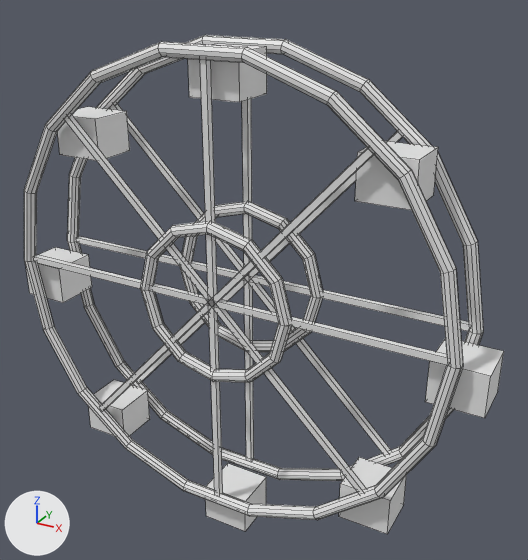
What one commit did to the OBJ model res/models/buildings/special/ferris_wheel_anim.obj.
Before and after are seen from a 50 mm lens placed at (9.44, -15.15, 8.16), pointed at (0.67, 0.79, 0.19). Lighting does not change. The marker at lower left points along +X, +Y and +Z. Mesh edges are drawn as thin lines. Where no turn or scale is listed for an object, it has been applied to the vertices.

In view in the first picture: 'kolo_anim'.
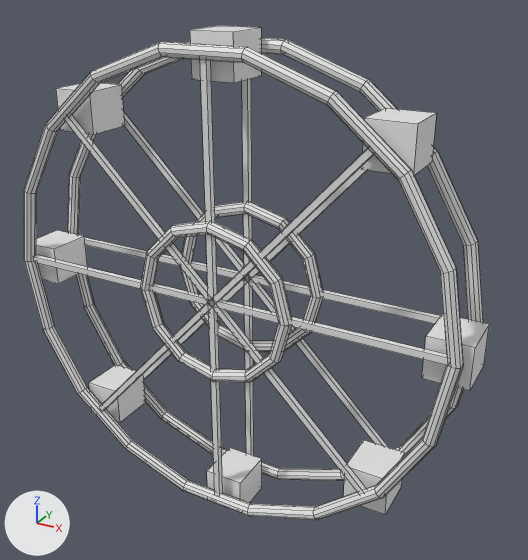
The newer file is also turned or shifted as a whole; pictures and numbers use the older file's frame.

Boxes [x1, y1, x2, y2] around the edits, measured in the pictures (528 x 560 px; the box of a moved part takes in the faces that stretch with it):
'kolo_anim', reshaped: before [24, 35, 504, 534]; after [24, 26, 489, 520]
part 1 of me_kolo_anim, added: after [56, 83, 125, 135]
part 2 of me_kolo_anim, added: after [361, 108, 436, 175]
part 3 of me_kolo_anim, deleted: before [355, 141, 438, 210]
part 4 of me_kolo_anim, deleted: before [57, 107, 130, 161]
part 5 of me_kolo_anim, moved or reshaped: before [425, 339, 504, 418]; after [422, 314, 489, 391]
part 6 of me_kolo_anim, moved or reshaped: before [26, 247, 92, 303]; after [36, 230, 87, 284]
part 7 of me_kolo_anim, moved or reshaped: before [88, 380, 406, 534]; after [89, 365, 405, 515]

The edits, one by one:
me_kolo_anim is used by ob_kolo_anim; location (0.0, 0.0, 0.0).
Verts and faces of me_kolo_anim; kept vertices keep their numbers, new ones are numbered from 728.
Before the commit, vertices of me_kolo_anim: 664 (7.09, 0.81, -1.39) at pixel (497, 391), 665 (7.09, 0.81, -0.29) at pixel (503, 351), 666 (7.09, -0.49, -1.39) at pixel (484, 418), 667 (7.09, -0.49, -0.29) at pixel (490, 376), 668 (5.7, 0.81, -1.39).
Before the commit, vertices of me_kolo_anim: 669 (5.7, 0.81, -0.29) at pixel (445, 337), 670 (5.7, -0.49, -1.39) at pixel (425, 402), 671 (5.7, -0.49, -0.29) at pixel (429, 361).
Before the commit, vertices of me_kolo_anim: 672 (-5.57, 0.81, -1.39) at pixel (92, 287), 673 (-5.57, 0.81, -0.29) at pixel (88, 254), 674 (-5.57, -0.49, -1.39) at pixel (63, 302), 675 (-5.57, -0.49, -0.29) at pixel (59, 269), 676 (-6.96, 0.81, -1.39).
Before the commit, vertices of me_kolo_anim: 677 (-6.96, 0.81, -0.29) at pixel (55, 247), 678 (-6.96, -0.49, -1.39) at pixel (29, 293), 679 (-6.96, -0.49, -0.29) at pixel (24, 260).
me_kolo_anim had 728 vertices, 696 faces and spanned x -6.96..7.09, y -0.93..1.25, z -7.5..6.41.
me_kolo_anim now has 728 vertices, 696 faces and spans x -6.78..6.68, y -0.93..1.25, z -6.88..6.67.
me_kolo_anim part 1: a new loose piece, a box spanning x -4.9..-3.75, y -0.49..0.81, z 3.92..5.02.
me_kolo_anim part 2: a new loose piece, a box spanning x 3.79..4.96, y -0.49..0.81, z 3.97..5.07.
me_kolo_anim part 3: the loose piece of 8 vertices spanning x 3.68..5.07, y -0.49..0.81, z 3.22..4.33 is deleted.
me_kolo_anim part 4: the loose piece of 8 vertices spanning x -5.02..-3.63, y -0.49..0.81, z 3.22..4.33 is deleted.
Part 5, on me_kolo_anim:
Vertices 664 to 667 move by (-0.41, 0.0, 0.61).
Vertices 668 to 671 move by (-0.14, 0.0, 0.61).
Part 6, on me_kolo_anim:
Vertices 672 to 675 move by (-0.1, 0.0, 0.61).
Vertices 676 to 679 move by (0.18, 0.0, 0.61).
Part 7, on me_kolo_anim:
4 vertices in x 5.07, y -0.49..0.81, z -5.68..-4.58 move by (-0.11, 0.0, 0.61).
4 vertices in x 3.68, y -0.49..0.81, z -5.68..-4.58 move by (0.11, 0.0, 0.61).
16 vertices move from x -5.02..0.74, y -0.49..0.81, z -7.5..-4.62 to x -4.9..0.59, y -0.49..0.81, z -6.88..-4.02.
